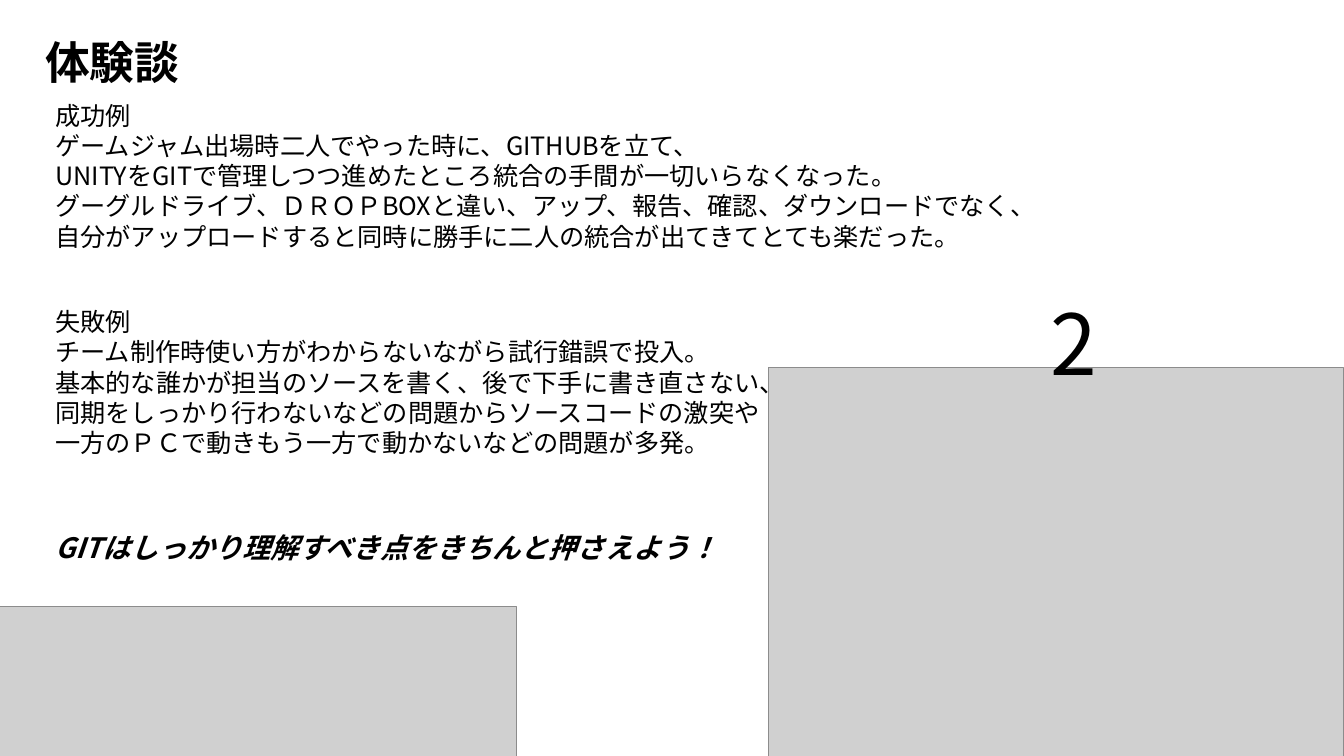
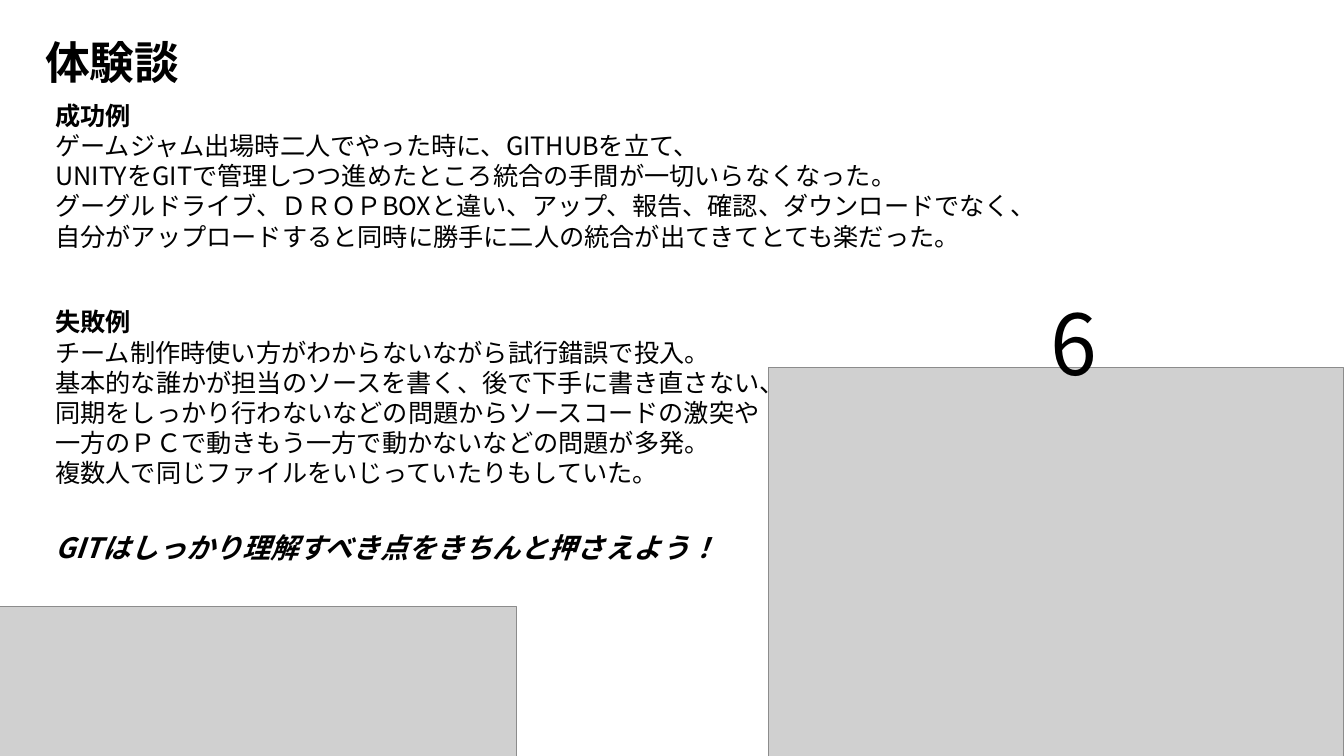
Before and after one commit to HattoriNaoki-t/git_study, a slide deck: slide 7 of GITHUB運用の勧め.pptx (slide 3 before the commit). Drawn at 1344x756 pixels with LibreOffice and Linux fonts; fonts in the diff are those of the drawing; grey boxes stand for pictures. Boxes give left, top, right and bottom in pixels: in the first picture for what was removed or moved away, otherwise in the second. Text is boxed around its words. In the diff, an @@ line names an element or a change of style, - is before the commit and + after.

```diff
--- a/GITHUB運用の勧め.pptx
+++ b/GITHUB運用の勧め.pptx
@@ text at box(55, 103, 131, 128): bold on in "成功例" @@
@@ text at box(55, 309, 131, 334): bold on in "失敗例" @@
@@ text at box(1050, 312, 1097, 396): text changed @@
-2
+6
@@ text at box(55, 460, 658, 484): paragraph added @@
+複数人で同じファイルをいじっていたりもしていた。
```
Also in this commit, not shown: 3 other slides changed, 2 slides added, 1 other file.
